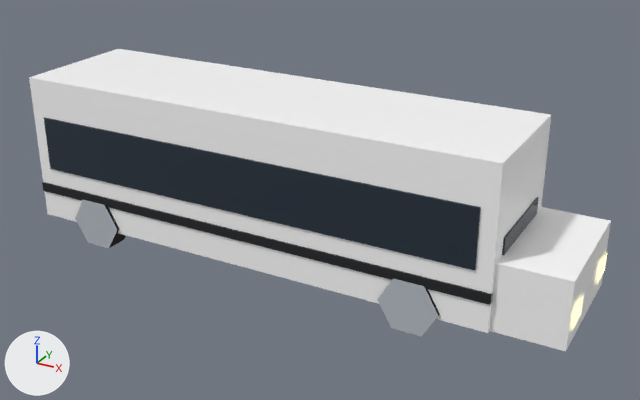
Two versions of the glTF model public/models/props/bus_school.glb, one commit apart.
Rendered twice from a camera (50 mm lens) standing at (0.539, -0.865, 0.528) and looking at (0.061, 0.004, 0.094). The axes (+X, +Y, +Z) are drawn at lower left. The lights are the same throughout. The picture after the commit comes second. Vertices at exactly the same position are counted once.

Names of what the first picture shows: 'bus_school'.
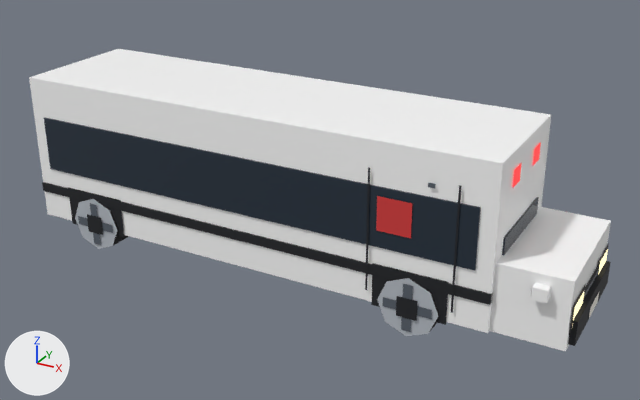
Diff of the bpy script that builds the scene:
```diff
--- a/public/models/props/bus_school.glb.py
+++ b/public/models/props/bus_school.glb.py
@@ mat_white @@
+mat_white = bpy.data.materials.new('white')
+# nodes: BsdfPrincipled, Mix, OutputMaterial, VertexColor
+# colours: white #f1eee6, mixed with the vertex colours
@@ mat_sign_red @@
+mat_sign_red = bpy.data.materials.new('sign_red')
+# nodes: BsdfPrincipled, Mix, OutputMaterial, VertexColor
+# colours: red #d63a3a, mixed with the vertex colours
@@ mat_metal_dark @@
+mat_metal_dark = bpy.data.materials.new('metal_dark')
+# nodes: BsdfPrincipled, Mix, OutputMaterial, VertexColor
+# colours: greyish blue #59616b, mixed with the vertex colours
@@ me_bus_school @@
 # used by ob_bus_school; location = (0.0, 0.0, 0.0)
-me_bus_school.from_pydata(...)  # 112 vertices, 154 faces; spans x -0.312..0.392, y -0.089..0.089, z 0.005..0.219
+me_bus_school.from_pydata(...)  # 300 vertices, 296 faces; spans x -0.318..0.398, y -0.091..0.091, z 0.0..0.219
+# me_bus_school part 1: the loose piece of 8 vertices spanning x 0.29..0.39, y -0.08..0.08, z 0.029..0.109 is copied, and the copy is scaled about its middle by (0.16, 0.075, 0.175), then moved by (0.02, -0.085, 0.022); it spans x 0.352..0.368, y -0.091..-0.079, z 0.084..0.098
+# me_bus_school part 2: the loose piece of 8 vertices spanning x 0.29..0.39, y -0.08..0.08, z 0.029..0.109 is copied, and the copy is scaled about its middle by (0.14, 0.92, 0.35), then moved by (0.05, 0.0, -0.021), in mat_black; it spans x 0.383..0.397, y -0.074..0.074, z 0.034..0.062
+# me_bus_school part 3: the loose piece of 4 vertices spanning x 0.392, y -0.074..-0.034, z 0.049..0.074 is moved by (0.0, 0.0, 0.004)
+# me_bus_school part 4: the loose piece of 4 vertices spanning x 0.392, y 0.034..0.074, z 0.049..0.074 is moved by (0.0, 0.0, 0.004)
+# me_bus_school part 5
+# 32 faces are deleted
+# 8 vertices in x -0.202..0.238, y -0.089..0.089, z 0.067 move by (0.007, 0.0, -0.006)
+# 8 vertices in x -0.238..0.202, y -0.089..0.089, z 0.067 move by (-0.007, 0.0, -0.006)
+# 8 vertices in x -0.238..0.202, y -0.089..0.089, z 0.005 move by (-0.007, 0.0, 0.006)
+# 8 vertices in x -0.202..0.238, y -0.089..0.089, z 0.005 move by (0.007, 0.0, 0.006)
+# 100 vertices are added at x -0.318..0.398, y -0.091..0.091, z 0.007..0.199
+# 8 new vertices lie (-0.025, 0.0, 0.011) away from vertices in x -0.202..0.238, y -0.089..0.089, z 0.067
+# 8 new vertices lie (0.025, 0.0, -0.011) away from vertices in x -0.238..0.202, y -0.089..0.089, z 0.005
+# 8 new vertices lie (0.088, 0.0, 0.0) away from vertices in x -0.264..0.176, y -0.086..0.086, z 0.026..0.078
+# 8 new vertices lie (0.058, 0.0, 0.0) away from vertices in x -0.249..0.191, y -0.09..0.09, z 0.03..0.042
+# 8 new vertices lie (0.024, 0.0, 0.0) away from vertices in x -0.232..0.208, y -0.091..0.091, z 0.024..0.048
+# 8 new vertices lie (0.012, 0.0, 0.0) away from vertices in x -0.226..0.214, y -0.09..0.09, z 0.007..0.065
+# 8 new vertices lie (0.0, 0.052, 0.0) away from vertices in x -0.311..0.391, y -0.08..0.028, z 0.049..0.082
+# 4 new faces join them, mat_car_glass
+# 34 new faces join them, mat_black
+# 22 new faces join them, mat_metal_dark
+# 4 new faces join them, mat_white
+# 4 new faces join them, mat_glow_tail
+# 2 new faces join them, mat_sign_red
+# 32 new faces join them, mat_tire
+# 32 new faces join them, mat_rim
+# other edits to the shape of me_bus_school do not show in these pictures
 me_bus_school.materials.append(mat_car_body)
@@ me_bus_school @@
 me_bus_school.materials.append(mat_rim)
+me_bus_school.materials.append(mat_metal_dark)
+me_bus_school.materials.append(mat_white)
+me_bus_school.materials.append(mat_sign_red)
```

Pixel boxes [x1, y1, x2, y2] of what changed, in the pictures (640 x 400 px; the box of a moved part takes in the faces that stretch with it):
part 1 of me_bus_school, added
    after: [531, 283, 551, 304]
part 2 of me_bus_school, added
    after: [568, 261, 611, 346]
part 3 of me_bus_school, moved or reshaped
    before: [572, 294, 584, 330]
    after: [572, 292, 584, 325]
part 4 of me_bus_school, moved or reshaped
    before: [597, 251, 608, 284]
    after: [598, 249, 608, 275]
part 5 of me_bus_school, built on
    before: [75, 199, 440, 337]
    after: [68, 142, 609, 336]
